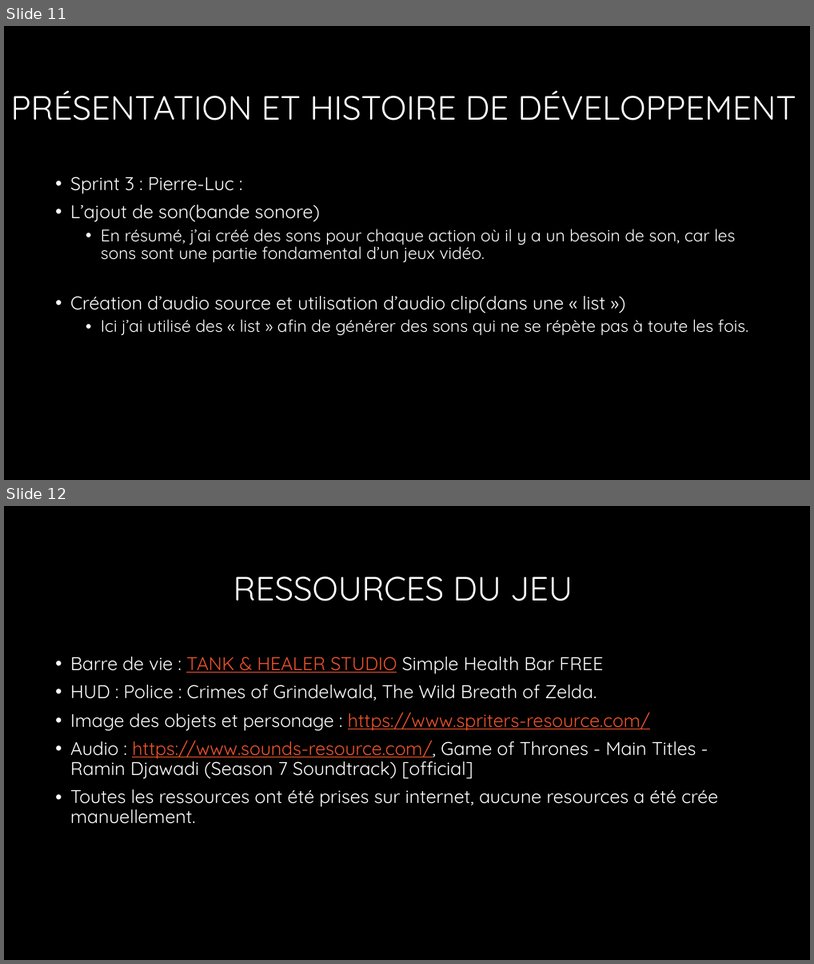
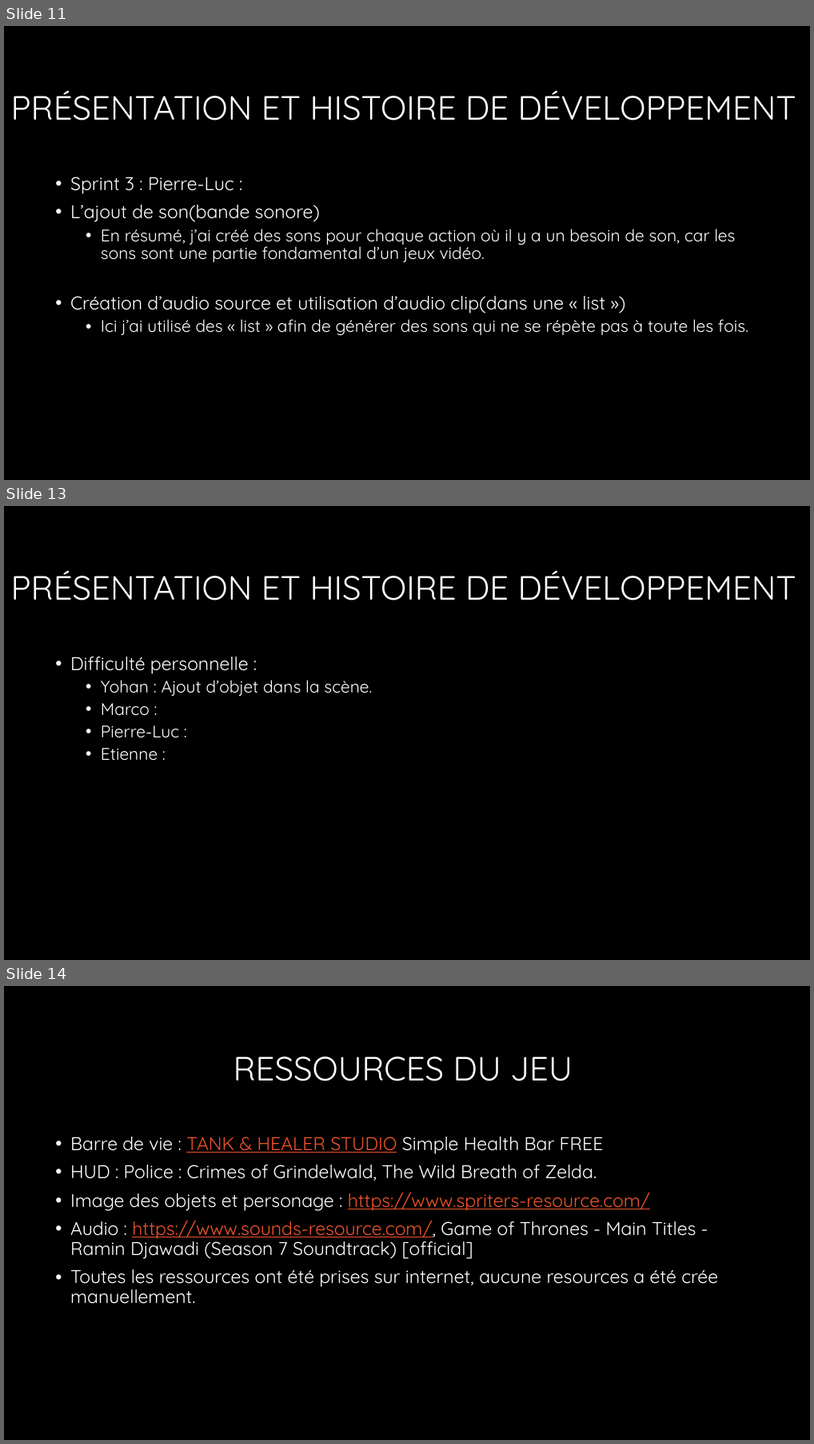
Before and after one commit to ThimbleDice/Elemental-Clash-Legend, a slide deck: Elemantal Clash PowerPoint.pptx. Shown one above the other, each under a label of ours: slides 11 and 12 before the commit, slides 11, 13 and 14 after it; the slides between them are not shown. The pictures are 814x964 and 814x1444 pixels, drawn with LibreOffice and Linux fonts; fonts in the diff are those of the drawing; background and template pictures are left out. Boxes give left, top, right and bottom in pixels: in the first picture for what was removed or moved away, otherwise in the second. Text is boxed around its words. In the diff, an @@ line names an element or a change of style, - is before the commit and + after.

```diff
--- a/Elemantal Clash PowerPoint.pptx
+++ b/Elemantal Clash PowerPoint.pptx
@@ slide 13 added at [4, 506, 810, 960], background #000000 @@
@@ title added at [11, 571, 797, 600], 40 pt, text #FFFFFF @@
+PRÉSENTATION ET HISTOIRE DE DÉVELOPPEMENT
@@ text added at [70, 656, 372, 760], 20 pt, text #FFFFFF @@
+• Difficulté personnelle :
+  • Yohan : Ajout d’objet dans la scène.
+  • Marco :
+  • Pierre-Luc :
+  • Etienne :
@@ what was slide 12 is now slide 14 @@
```
Also in this commit, not shown: 3 slides changed, 2 other slides added.
